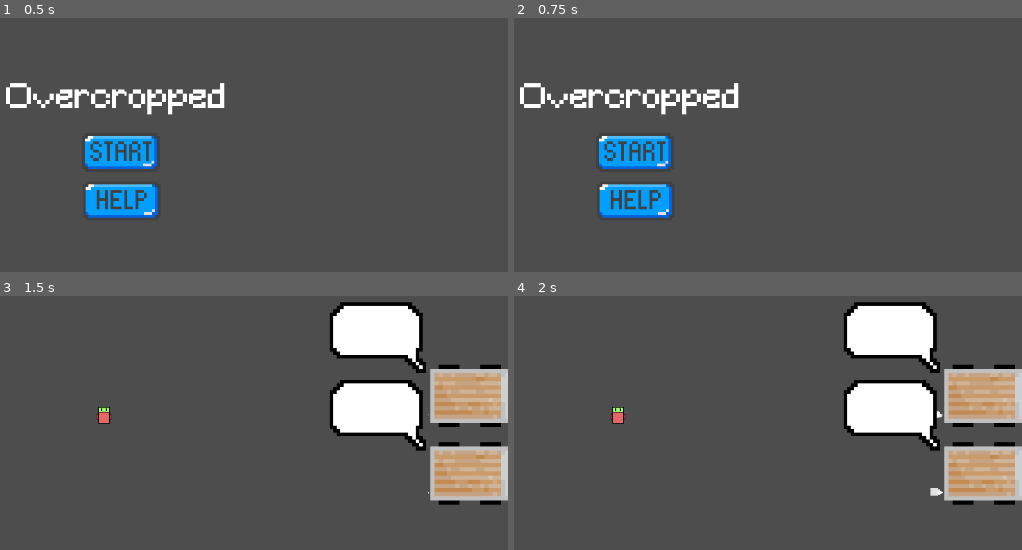
Above: before the commit, frames 1-4 (two rows, left to right).
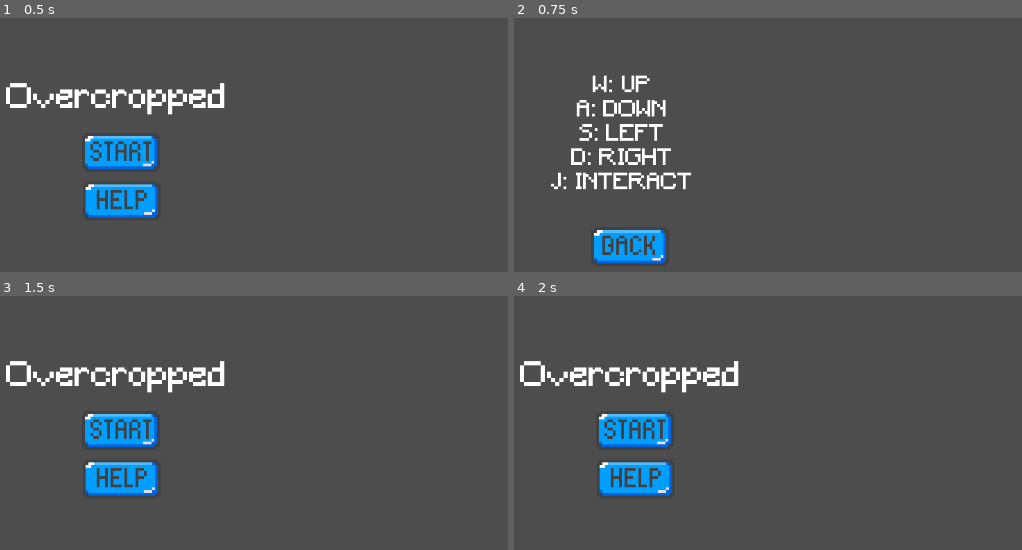
Above: after the commit, the same moments.

Repository: Bratah123/NewYearNewSkillsJam
Game: Godot game, scene res://game/main_menu.tscn
The game is run twice, just before and just after one commit, with the same random seed, the same clock (stepped at 60 frames per second) and the same inputs.
Inputs (mouse positions are in pixels of both pictures, inside the frame that each line leads up to; where the layout moved, square brackets give the same spot in the first picture):
- Up to frame 1 (0.5 s): no input
- Up to frame 2 (0.75 s): click (635, 200) at 0.5 s
- Up to frame 3 (1.5 s): click (116, 524) [121, 430] at 1.25 s
- Up to frame 4 (2 s): no input

Frame 1 is identical in both runs. In frame 2, 8.4% of the frame differs, in the area x 1-45%, y 22-97%; in frame 3, 20%; in frame 4, 20%, in the area x 1-100%, y 2-83%.

Commit message:
FEAT: Add help menu to main menu

Diff:
--- /dev/null
+++ b/game/help_menu.gd
@@ -0,0 +1,4 @@
+extends Node2D
+
+func _on_texture_button_pressed():
+	get_tree().change_scene_to_file("res://game/main_menu.tscn")
--- a/game/help_menu.tscn
+++ b/game/help_menu.tscn
@@ -1,8 +1,11 @@
-[gd_scene load_steps=2 format=3 uid="uid://cg30nl7mertph"]
+[gd_scene load_steps=4 format=3 uid="uid://cg30nl7mertph"]
 
 [ext_resource type="FontFile" uid="uid://bojn4qknbfvir" path="res://assets/fonts/Minecraft.ttf" id="1_du8lq"]
+[ext_resource type="Script" path="res://game/help_menu.gd" id="1_vgpfb"]
+[ext_resource type="Texture2D" uid="uid://b24s786tkefm" path="res://assets/back_button.png" id="2_h2o1f"]
 
 [node name="HelpMenu" type="Node2D"]
+script = ExtResource("1_vgpfb")
 
 [node name="Label" type="Label" parent="."]
 offset_left = 472.0
@@ -18,3 +21,16 @@
 J: INTERACT"
 horizontal_alignment = 1
 vertical_alignment = 1
+
+[node name="TextureButton" type="TextureButton" parent="."]
+texture_filter = 1
+offset_left = 533.0
+offset_top = 445.0
+offset_right = 560.0
+offset_bottom = 459.0
+scale = Vector2(4, 4)
+texture_normal = ExtResource("2_h2o1f")
+ignore_texture_size = true
+stretch_mode = 3
+
+[connection signal="pressed" from="TextureButton" to="." method="_on_texture_button_pressed"]
--- a/game/main_menu.gd
+++ b/game/main_menu.gd
@@ -10,5 +10,9 @@
 func _process(delta):
 	pass
 
-func _on_texture_button_pressed():
+func _on_help_pressed():
+	get_tree().change_scene_to_file("res://game/help_menu.tscn")
+
+
+func _on_start_pressed():
 	get_tree().change_scene_to_file("res://game/game.tscn")
--- a/game/main_menu.tscn
+++ b/game/main_menu.tscn
@@ -41,3 +41,5 @@
 horizontal_alignment = 1
 
 [connection signal="pressed" from="Start" to="." method="_on_texture_button_pressed"]
+[connection signal="pressed" from="Start" to="." method="_on_start_pressed"]
+[connection signal="pressed" from="Help" to="." method="_on_help_pressed"]
